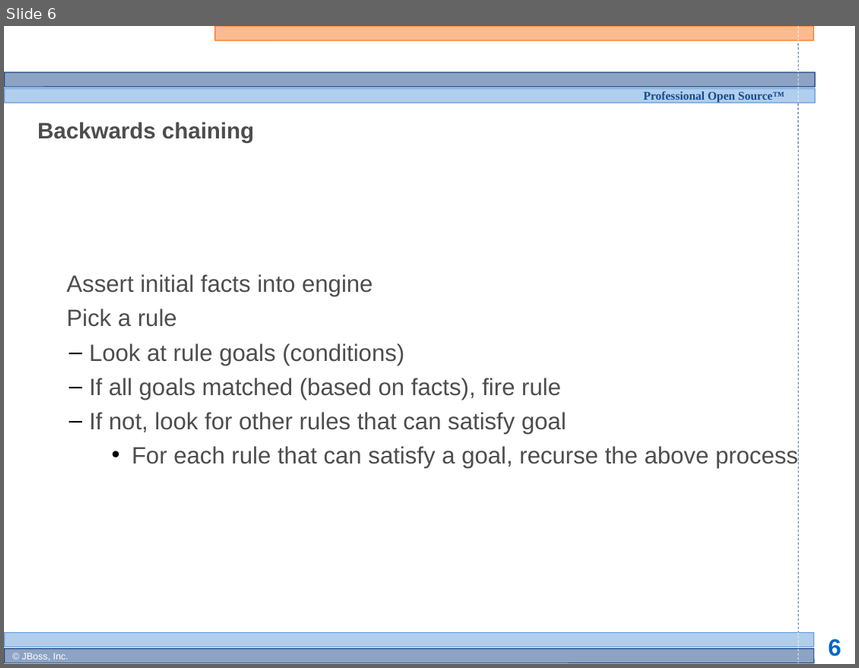
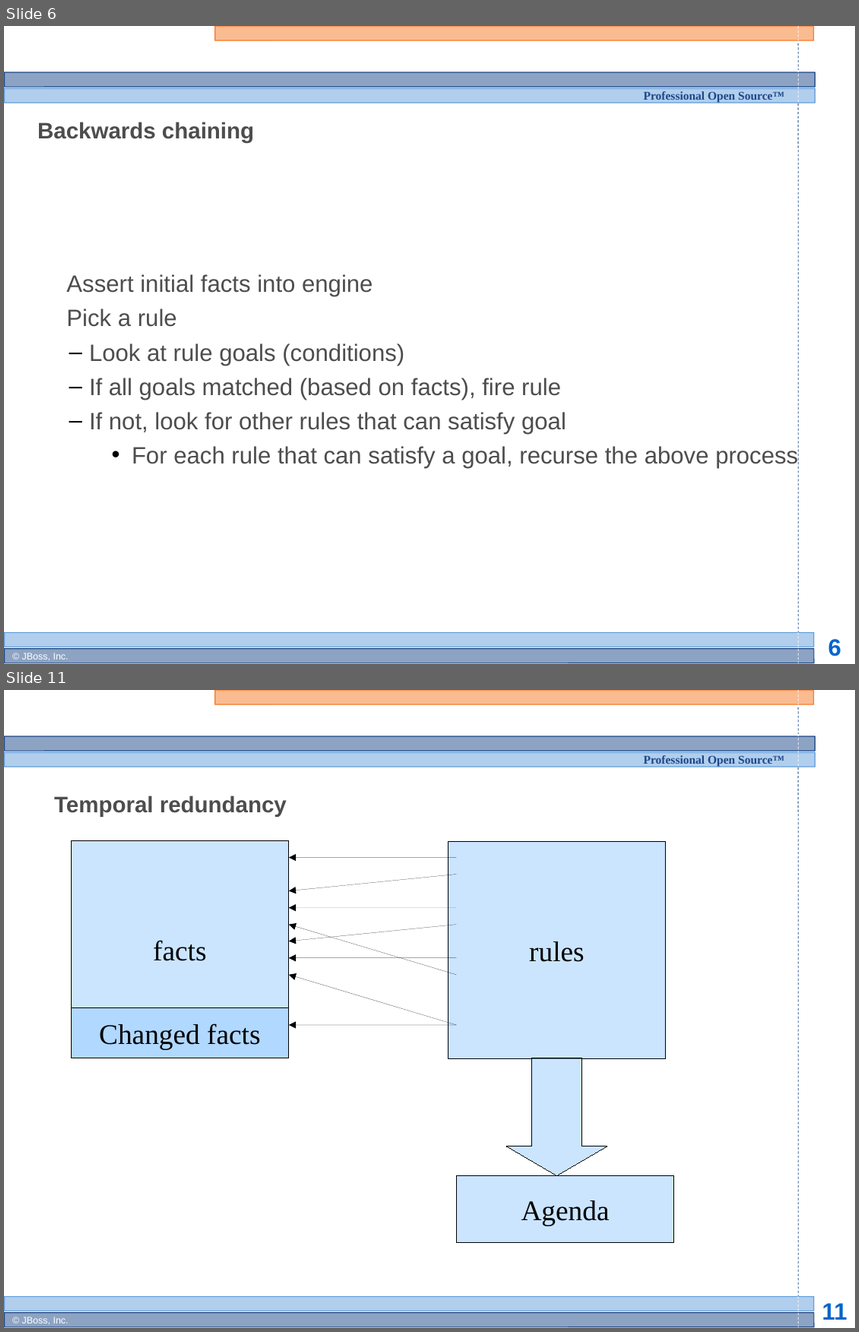
Before and after one commit to bobmcwhirter/drools, a slide deck: documentation/training/developers-course/Module 3 - Rule Engine Concepts 1.odp. Shown one above the other, each under a label of ours: slide 6 before the commit, slides 6 and 11 after it; the slides between them are not shown. The pictures are 859x668 and 859x1332 pixels, drawn with LibreOffice and Linux fonts; fonts in the diff are those of the drawing; background and template pictures are left out. Boxes give left, top, right and bottom in pixels: in the first picture for what was removed or moved away, otherwise in the second. Text is boxed around its words. In the diff, an @@ line names an element or a change of style, - is before the commit and + after.

```diff
--- a/documentation/training/developers-course/Module 3 - Rule Engine Concepts 1.odp
+++ b/documentation/training/developers-course/Module 3 - Rule Engine Concepts 1.odp
@@ slide 11 added at [4, 690, 855, 1328], background #FFFFFF; not listed: 13 template elements that a slide beside it also shows @@
@@ title added at [54, 796, 287, 817], 19 pt, text #4D4D4D, bold @@
+Temporal redundancy
@@ rectangle added at [71, 840, 289, 1059], fill #99CCFF at 50% opacity, outline #000000 0 pt, 24 pt, text #000000 @@
+facts
@@ rectangle added at [449, 841, 666, 1059], fill #99CCFF at 50% opacity, outline #000000 0 pt, 24 pt, text #000000 @@
+rules
@@ arrow added from (456, 858) to (289, 858), #000000 0 pt @@
@@ arrow added from (456, 875) to (289, 891), #000000 0 pt @@
@@ arrow added from (456, 908) to (289, 908), #000000 0 pt @@
@@ arrow added from (456, 975) to (289, 925), #000000 0 pt @@
@@ arrow added from (456, 925) to (289, 941), #000000 0 pt @@
@@ arrow added from (456, 958) to (289, 958), #000000 0 pt @@
@@ arrow added from (456, 1025) to (289, 975), #000000 0 pt @@
@@ rectangle added at [71, 1008, 289, 1059], fill #99CCFF at 50% opacity, outline #000000 0 pt, 24 pt, text #000000 @@
+Changed facts
@@ arrow added from (456, 1025) to (289, 1025), #000000 0 pt @@
@@ down arrow added at [507, 1059, 607, 1176], fill #99CCFF at 50% opacity, outline #000000 0 pt @@
@@ rectangle added at [456, 1176, 674, 1243], fill #99CCFF at 50% opacity, outline #000000 0 pt, 24 pt, text #000000 @@
+Agenda
```
Also in this commit, not shown: 2 slides changed, 3 other slides added, 2 slides removed.
